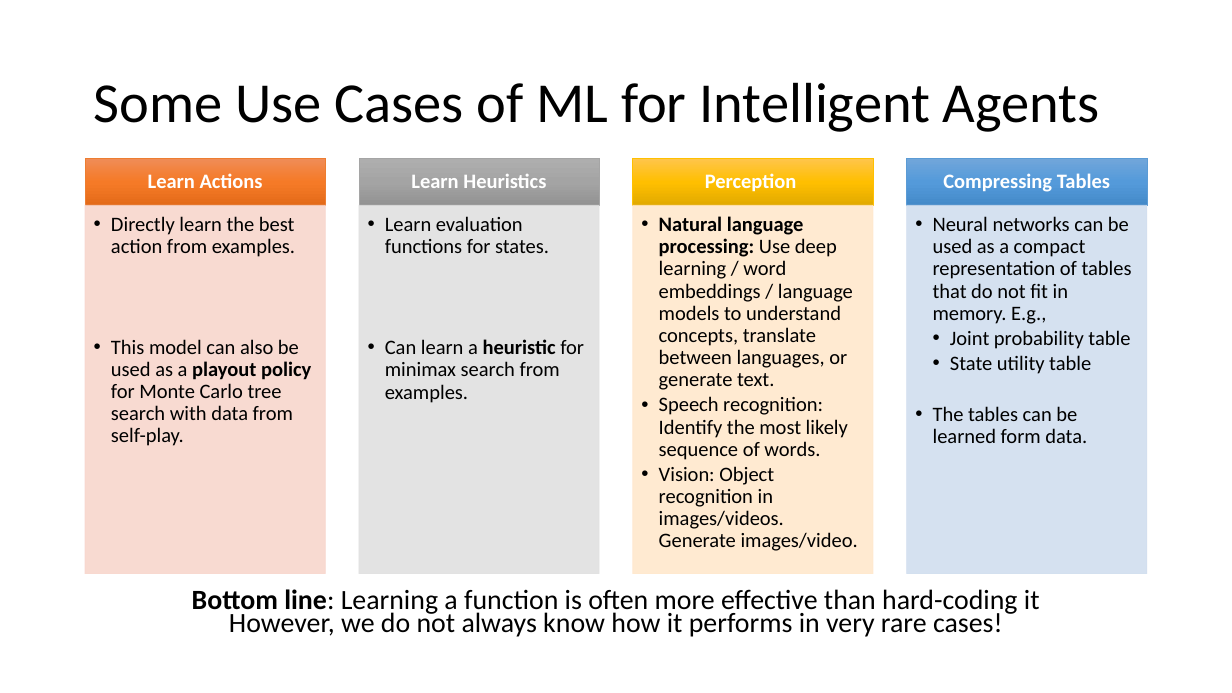
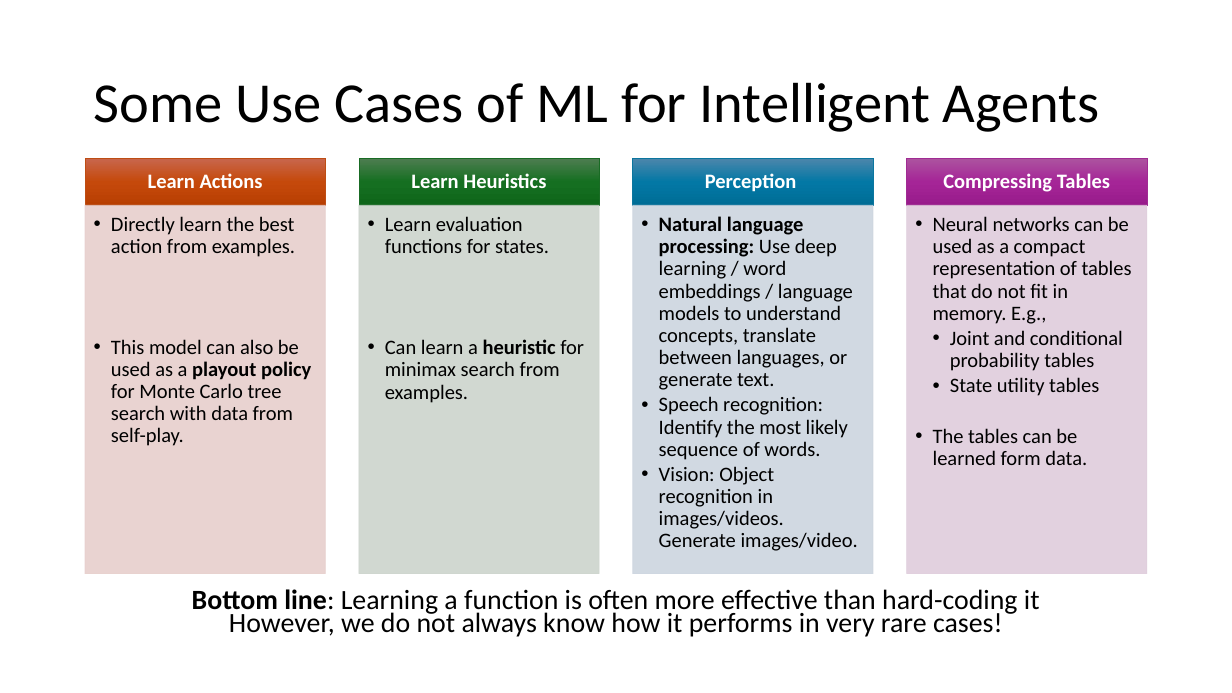
Before and after one commit to mhahsler/CS7320-AI, a slide deck: slide 35 of slides/19_ML_intro.pptx (slide 34 before the commit). Drawn at 1232x693 pixels with LibreOffice and Linux fonts; fonts in the diff are those of the drawing. Boxes give left, top, right and bottom in pixels: in the first picture for what was removed or moved away, otherwise in the second. Text is boxed around its words. In the diff, an @@ line names an element or a change of style, - is before the commit and + after.

```diff
--- a/slides/19_ML_intro.pptx
+++ b/slides/19_ML_intro.pptx
@@ rectangle at (x1=85, y1=159, x2=325, y2=205): fill gradient #F18C57 to #F67B28 to #E56C19 to gradient #C9664C to #C64A0B to #B83F03; outline #ED7D31 0.5 pt to #BE4D14 0.5 pt @@
@@ rectangle at (x1=359, y1=159, x2=599, y2=205): fill gradient #AFAFAF to #A5A5A5 to #939393 to gradient #4D7E50 to #156F21 to #0F661B; outline #A5A5A5 0.5 pt to #196B24 0.5 pt @@
@@ rectangle at (x1=633, y1=159, x2=873, y2=205): fill gradient #FFC64B to #FFC000 to #E3AB00 to gradient #4B87AC to #0479A6 to #006D97; outline #FFC000 0.5 pt to #0B769F 0.5 pt @@
@@ rectangle at (x1=907, y1=159, x2=1147, y2=205): fill gradient #71A6DB to #559BDB to #448ACA to gradient #AC53A0 to #A62598 to #991C8B; outline #5B9BD5 0.5 pt to #A02B93 0.5 pt @@
@@ rectangle at (x1=85, y1=205, x2=325, y2=574): fill #F8D7CE at 90% opacity to #E8D0CC at 90% opacity; outline #F8D7CE 0.5 pt to #E8D0CC 0.5 pt @@
@@ rectangle at (x1=359, y1=205, x2=599, y2=574): fill #E1E1E1 at 90% opacity to #CCD4CD at 90% opacity; outline #E1E1E1 0.5 pt to #CCD4CD 0.5 pt @@
@@ rectangle at (x1=633, y1=205, x2=873, y2=574): fill #FFE8CC at 90% opacity to #CCD6DF at 90% opacity; outline #FFE8CC 0.5 pt to #CCD6DF 0.5 pt @@
@@ rectangle at (x1=907, y1=205, x2=1147, y2=574): fill #D2DEEF at 90% opacity to #DFCDDC at 90% opacity; outline #D2DEEF 0.5 pt to #DFCDDC 0.5 pt @@
@@ text at (x1=950, y1=330, x2=1123, y2=396): text changed @@
-    • Joint probability table
-    • State utility table
+    • Joint and conditional probability tables
+    • State utility tables
```
Also in this commit, not shown: 25 other slides changed, 1 slide added, 30 other files.
